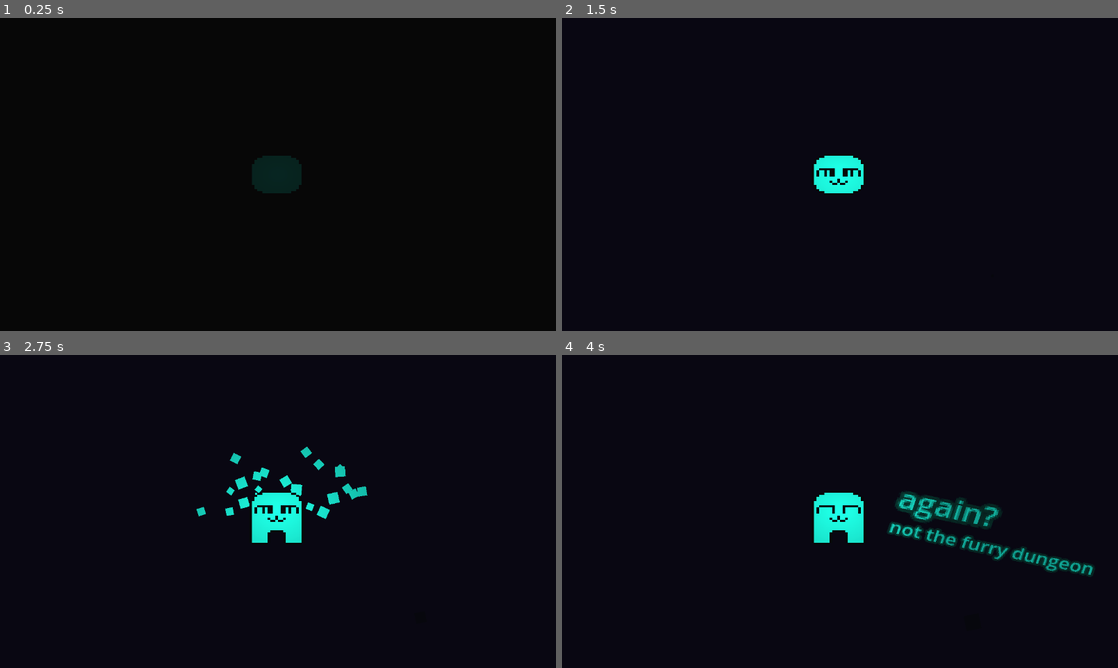
Above: before the commit, frames 1-4 (two rows, left to right).
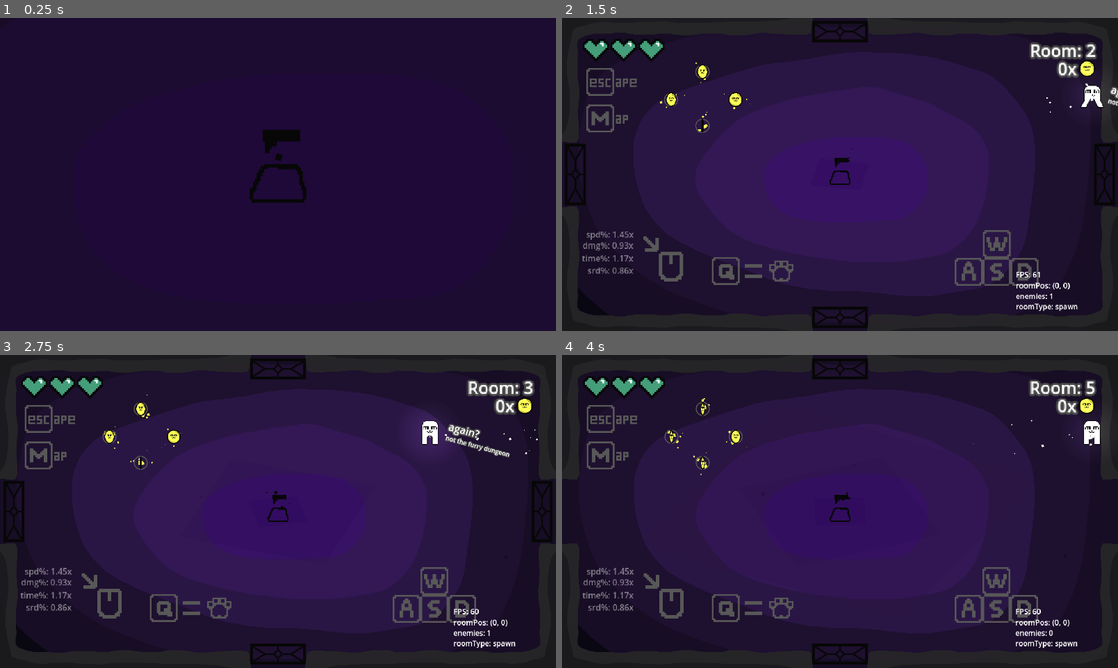
Above: after the commit, the same moments.

Repository: Jurgwem/roguelike
Game: Godot game, scene res://SCENES/game.tscn
Two runs of this game, one before a commit and one after it. Both use one fixed random seed, a clock stepped at 60 frames per second and the inputs below. This scene is started directly instead of the project's main scene.
Inputs (mouse positions are in pixels of both pictures, inside the frame that each line leads up to):
- Up to frame 1 (0.25 s): no input
- Up to frame 2 (1.5 s): move the mouse to (962, 158) at 0.52 s; press the mouse at (962, 158) at 0.53 s; hold D (right) from 0.53 s (still down); tap Up (debugRoomUp) at 0.77 s; move the mouse to (728, 190) at 1.27 s; release the mouse at (728, 190) at 1.28 s; tap Q (unequip) at 1.35 s
- Up to frame 3 (2.75 s): tap Up (debugRoomUp) at 1.52 s; move the mouse to (333, 442) at 2.02 s; release D (right) at 2.03 s; press the mouse at (333, 442) at 2.03 s; hold A (left) from 2.03 s (still down)
- Up to frame 4 (4 s): move the mouse to (812, 574) at 2.77 s; release A (left) at 2.78 s; release the mouse at (812, 574) at 2.78 s; hold D (right) from 2.78 s (still down); tap Q (unequip) at 2.85 s; tap Up (debugRoomUp) at 3.02, 3.77 s; move the mouse to (1006, 558) at 3.52 s; press the mouse at (1006, 558) at 3.53 s

The runs differ from the first frame. In frame 1, 99% of the frame differs, in the area x 0-100%, y 0-100%; in frame 2, 85%; in frame 3, 85%; in frame 4, 85%.

Commit message:
balancing

Diff:
--- a/SCENES/game.tscn
+++ b/SCENES/game.tscn
@@ -644,6 +644,7 @@
 scale = Vector2(1.65724, 1.65724)
 text = "STATUS_HEAD"
 label_settings = ExtResource("16_j8uht")
+metadata/_edit_use_anchors_ = true
 
 [node name="statusBody" type="Label" parent="player/status"]
 z_index = 99
@@ -653,6 +654,7 @@
 offset_bottom = 15.1115
 text = "STATUS_BODY"
 label_settings = ExtResource("16_j8uht")
+metadata/_edit_use_anchors_ = true
 
 [node name="mapPart" type="GPUParticles2D" parent="player"]
 z_index = 64
@@ -918,6 +920,7 @@
 offset_bottom = 203.883
 scale = Vector2(1.76421, 1.79732)
 text = "spd%: "
+metadata/_edit_use_anchors_ = true
 
 [node name="damageMod" type="Label" parent="gameManager/UI/mod"]
 modulate = Color(1, 1, 1, 0.392157)
@@ -927,6 +930,7 @@
 offset_bottom = 240.882
 scale = Vector2(1.76421, 1.79732)
 text = "dmg%: "
+metadata/_edit_use_anchors_ = true
 
 [node name="timeMod" type="Label" parent="gameManager/UI/mod"]
 modulate = Color(1, 1, 1, 0.392157)
@@ -936,6 +940,7 @@
 offset_bottom = 284.883
 scale = Vector2(1.76421, 1.79732)
 text = "time%: "
+metadata/_edit_use_anchors_ = true
 
 [node name="spreadMod" type="Label" parent="gameManager/UI/mod"]
 modulate = Color(1, 1, 1, 0.392157)
@@ -945,6 +950,7 @@
 offset_bottom = 325.883
 scale = Vector2(1.76421, 1.79732)
 text = "srd%: "
+metadata/_edit_use_anchors_ = true
 
 [node name="dev" type="Node2D" parent="gameManager/UI"]
 position = Vector2(754, 402)
@@ -957,6 +963,7 @@
 offset_bottom = -166.0
 scale = Vector2(1.76421, 1.79732)
 text = "roomType: spawn"
+metadata/_edit_use_anchors_ = true
 
 [node name="enemyCount" type="Label" parent="gameManager/UI/dev"]
 offset_left = -593.0
@@ -965,6 +972,7 @@
 offset_bottom = -206.0
 scale = Vector2(1.76421, 1.79732)
 text = "enemies: "
+metadata/_edit_use_anchors_ = true
 
 [node name="roomPos" type="Label" parent="gameManager/UI/dev"]
 offset_left = -593.0
@@ -973,6 +981,7 @@
 offset_bottom = -248.0
 scale = Vector2(1.84, 1.84)
 text = "roomPos: "
+metadata/_edit_use_anchors_ = true
 
 [node name="FPS" type="Label" parent="gameManager/UI/dev"]
 offset_left = -593.0
@@ -981,6 +990,7 @@
 offset_bottom = -290.0
 scale = Vector2(1.84, 1.81854)
 text = "FPS: "
+metadata/_edit_use_anchors_ = true
 
 [node name="healthPos" type="Node2D" parent="gameManager/UI"]
 position = Vector2(-559, -283)
@@ -994,6 +1004,7 @@
 text = "Room: ###"
 label_settings = ExtResource("16_j8uht")
 horizontal_alignment = 2
+metadata/_edit_use_anchors_ = true
 
 [node name="Coins" type="Label" parent="gameManager/UI"]
 offset_left = 448.0
@@ -1004,6 +1015,7 @@
 text = "###"
 label_settings = ExtResource("16_j8uht")
 horizontal_alignment = 2
+metadata/_edit_use_anchors_ = true
 
 [node name="AnimatedSprite2D" type="AnimatedSprite2D" parent="gameManager/UI/Coins"]
 position = Vector2(50, 11.6667)
@@ -1018,6 +1030,7 @@
 scale = Vector2(1.84, 1.84)
 text = "wepName"
 label_settings = ExtResource("16_j8uht")
+metadata/_edit_use_anchors_ = true
 
 [node name="ammo" type="Label" parent="gameManager/UI"]
 offset_left = -593.0
@@ -1027,6 +1040,7 @@
 scale = Vector2(1.84, 1.84)
 text = "ammo"
 label_settings = ExtResource("16_j8uht")
+metadata/_edit_use_anchors_ = true
 
 [node name="bossText" type="Node2D" parent="gameManager/UI"]
 position = Vector2(0, -360)
@@ -1040,6 +1054,7 @@
 text = "difficulty increased!
 "
 label_settings = ExtResource("18_nowuo")
+metadata/_edit_use_anchors_ = true
 
 [node name="def" type="Label" parent="gameManager/UI/bossText"]
 offset_left = -187.0
@@ -1049,12 +1064,14 @@
 scale = Vector2(3.50482, 3.50482)
 text = "Boss defeated"
 label_settings = ExtResource("18_nowuo")
+metadata/_edit_use_anchors_ = true
 
 [node name="paused" type="Control" parent="gameManager/UI"]
 layout_mode = 3
 anchors_preset = 0
 offset_right = 40.0
 offset_bottom = 40.0
+metadata/_edit_use_anchors_ = true
 
 [node name="pausedInfo" type="Label" parent="gameManager/UI/paused"]
 z_index = 8
@@ -1069,19 +1086,21 @@
 label_settings = ExtResource("18_nowuo")
 horizontal_alignment = 1
 vertical_alignment = 1
+metadata/_edit_use_anchors_ = true
 
 [node name="pausedText" type="Label" parent="gameManager/UI/paused"]
 z_index = 8
 layout_mode = 0
-offset_left = -185.0
-offset_top = -306.0
-offset_right = -128.0
-offset_bottom = -283.0
+offset_left = -176.0
+offset_top = -310.0
+offset_right = -119.0
+offset_bottom = -287.0
 scale = Vector2(6.32477, 6.32477)
 text = "Paused"
 label_settings = ExtResource("18_nowuo")
 horizontal_alignment = 1
 vertical_alignment = 1
+metadata/_edit_use_anchors_ = true
 
 [node name="WorldEnvironment" type="WorldEnvironment" parent="."]
 environment = SubResource("Environment_noa8x")
@@ -1099,6 +1118,7 @@
 [node name="roomContainer" type="Node2D" parent="."]
 
 [node name="overlay" type="Sprite2D" parent="."]
+visible = false
 z_index = 100
 position = Vector2(2.00001, -2.49999)
 scale = Vector2(41.5625, 22.6094)
--- a/SCRIPTS/camera.gd
+++ b/SCRIPTS/camera.gd
@@ -1,4 +1,5 @@
 extends Camera2D
+
 @onready var gm : Node2D = get_node("/root/game/gameManager");
 @onready var player : Node2D = get_node("/root/game/player");
 @onready var spawnpoint : Node2D = get_node("/root/game/spawnCenter/spawnPoint");
--- a/SCRIPTS/game_manager.gd
+++ b/SCRIPTS/game_manager.gd
@@ -21,7 +21,7 @@
 var lastRoom : String = "none";
 var horz : int = 1280;
 var vert : int = 720;
-var isDev : bool = false;
+var isDev : bool = true;
 var enemyCount : int = 1;
 var randomDoor : int = 0;
 var status : String = "none";
@@ -117,22 +117,23 @@
 	finishedTransitionFade.emit();
 	if !isDev:
 		await get_tree().create_timer(3.1).timeout;
-		match status:
-			"none":
-				status_head.text = "again?";
-				status_body.text = "not the furry dungeon";
-			"shotgun":
-				status_head.text = "huh?";
-				status_body.text = "im feeling optimistic";
-			"fastgun":
-				status_head.text = "yay";
-				status_body.text = "pew pew";
-			"coin":
-				status_head.text = "money.";
-				status_body.text = "I like money.";
-			"upgrade":
-				status_head.text = "oooh";
-				status_body.text = "... shiny ...";
+	match status:
+		"none":
+			status_head.text = "again?";
+			status_body.text = "not the furry dungeon";
+		"shotgun":
+			status_head.text = "huh?";
+			status_body.text = "im feeling optimistic";
+		"fastgun":
+			status_head.text = "yay";
+			status_body.text = "pew pew";
+		"coin":
+			status_head.text = "money.";
+			status_body.text = "I like money.";
+		"upgrade":
+			status_head.text = "oooh";
+			status_body.text = "... shiny ...";
+	if !isDev:
 		await get_tree().create_timer(2.0).timeout;
 	$UI.visible = true;
 	await get_tree().create_timer(3).timeout;
@@ -207,8 +208,8 @@
 
 	if isBossRoom and enemyCount == 0:
 		bossText = true;
-		difficulty += 0.33;
-		enemyScale += 0.05;
+		difficulty += 1;
+		enemyScale += 0.2;
 		print("diff.: ", difficulty);
 		print("eScale.: ", enemyScale);
 		isBossRoom = false;
--- a/SCRIPTS/player.gd
+++ b/SCRIPTS/player.gd
@@ -42,9 +42,10 @@
 		timeMod = 1 + ((randf() - 0.5) / 2);
 		spreadMod = 1 + ((randf() - 0.5) / 2);
 		modulate = Color(randf(), randf(), randf());
-		scale = Vector2(1.888, 1.5);
-	$AnimatedSprite2D.animation = "wakeUp"
-	$AnimatedSprite2D.frame = 1;
+		scale = Vector2(1.888, 1.5)
+	if !gm.isDev:
+		$AnimatedSprite2D.animation = "wakeUp"
+		$AnimatedSprite2D.frame = 1;
 	pass
 
 func _physics_process(_delta: float) -> void:
